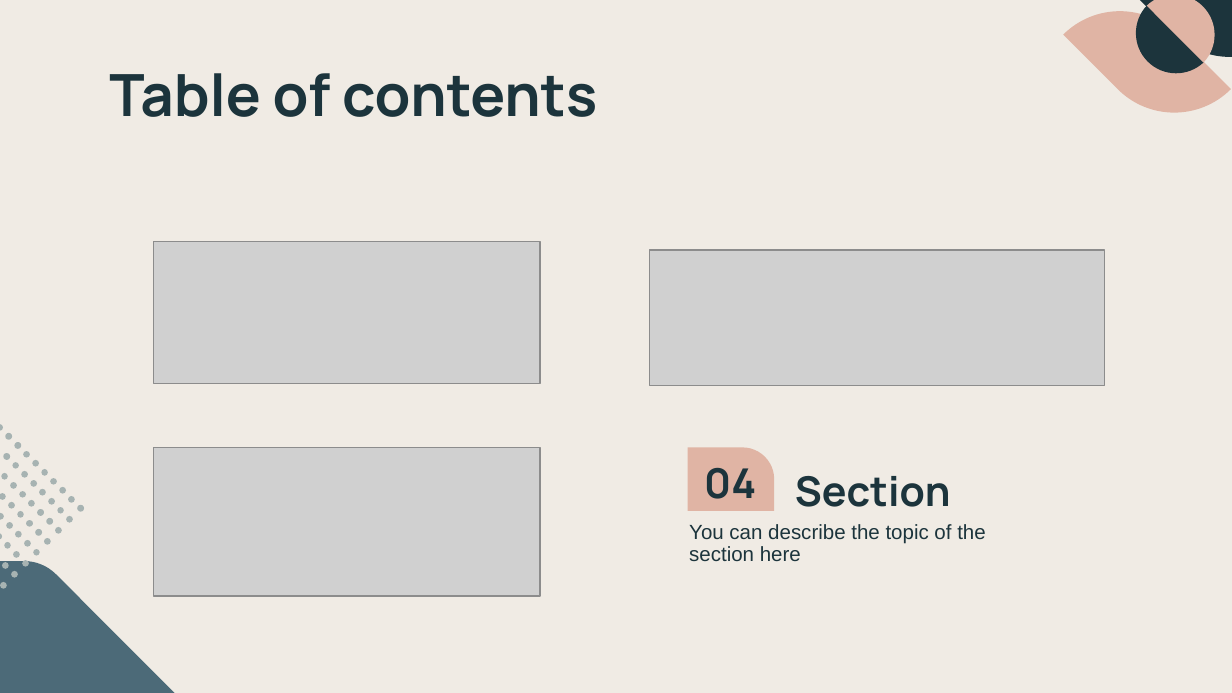
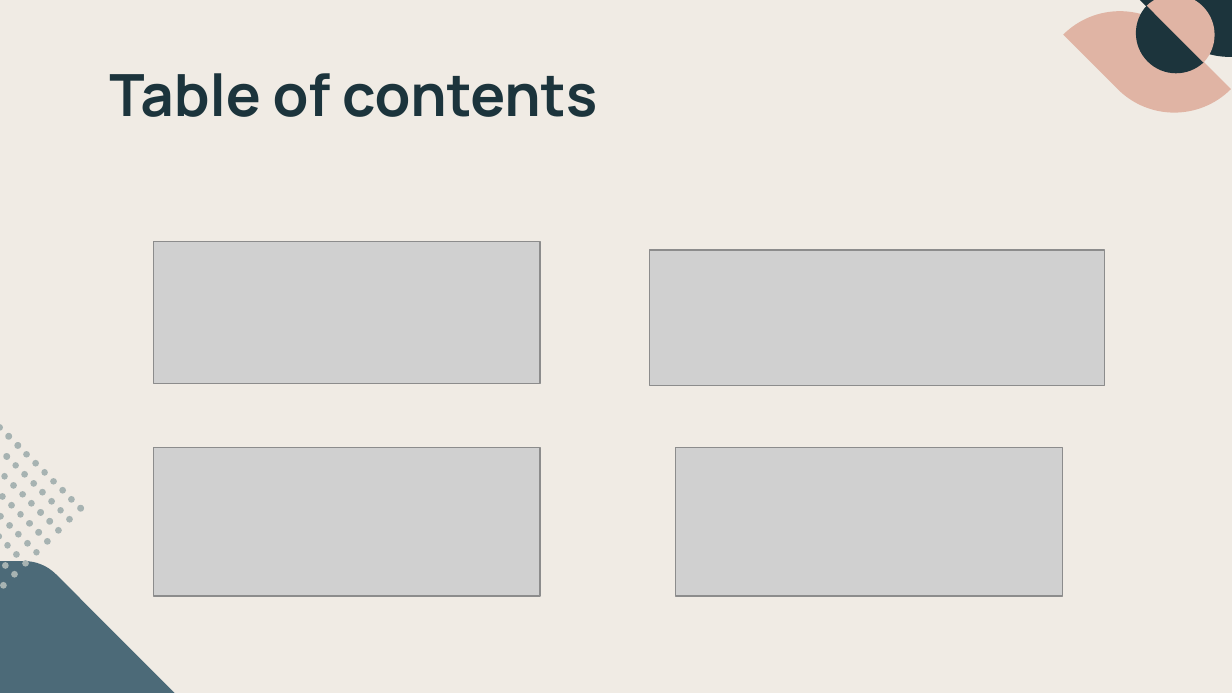
Before and after one commit to MinhMan1301/Customer-Segmentation-Analysis, a slide deck: slide 2 of Project1.pptx. Drawn at 1232x693 pixels with LibreOffice and Linux fonts; fonts in the diff are those of the drawing; grey boxes stand for pictures. Boxes give left, top, right and bottom in pixels: in the first picture for what was removed or moved away, otherwise in the second. Text is boxed around its words. In the diff, an @@ line names an element or a change of style, - is before the commit and + after.

```diff
--- a/Project1.pptx
+++ b/Project1.pptx
@@ picture added at (676, 447, 1063, 596) @@
@@ round rect removed at (687, 447, 774, 510) @@
@@ title removed at (704, 468, 756, 499) @@
-04
@@ subtitle removed at (795, 476, 951, 507) @@
-Section
@@ subtitle removed at (689, 524, 985, 561) @@
-You can describe the topic of the section here
```
Also in this commit, not shown: 7 other slides changed, 1 slide added, 33 slides removed.
